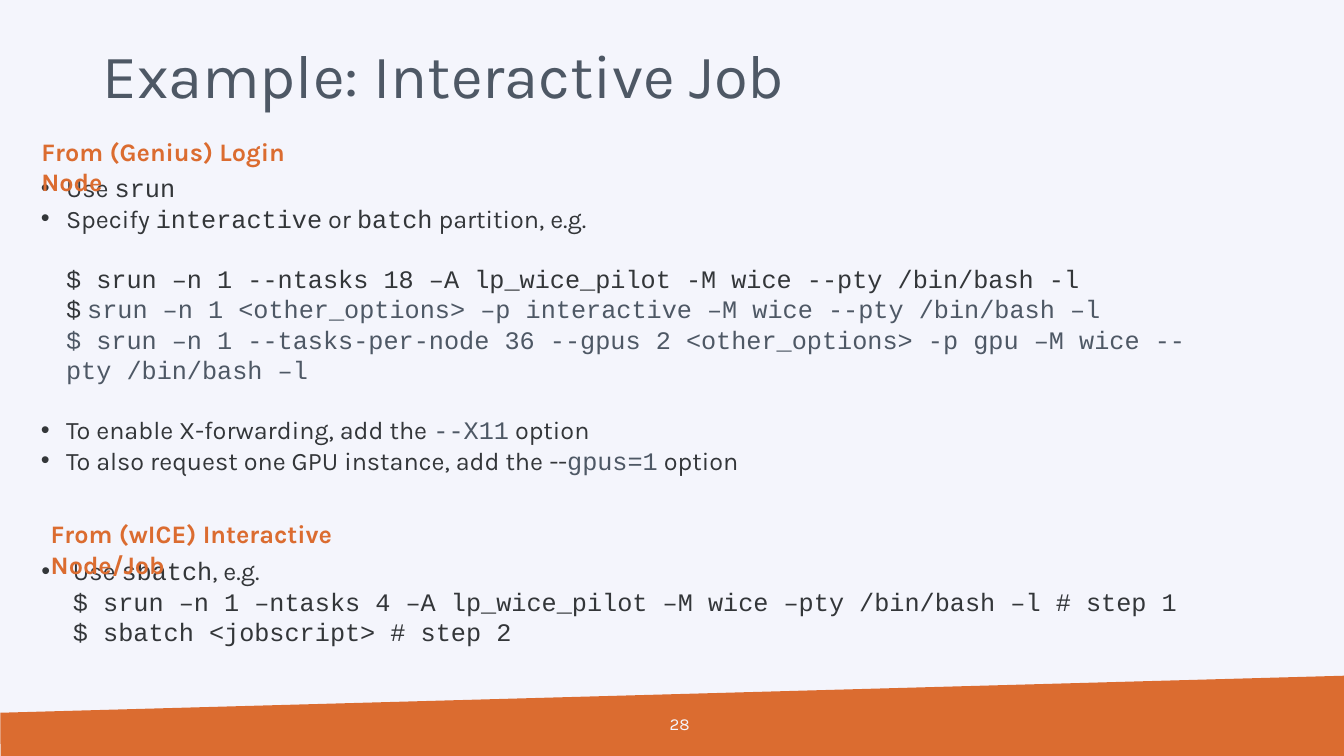
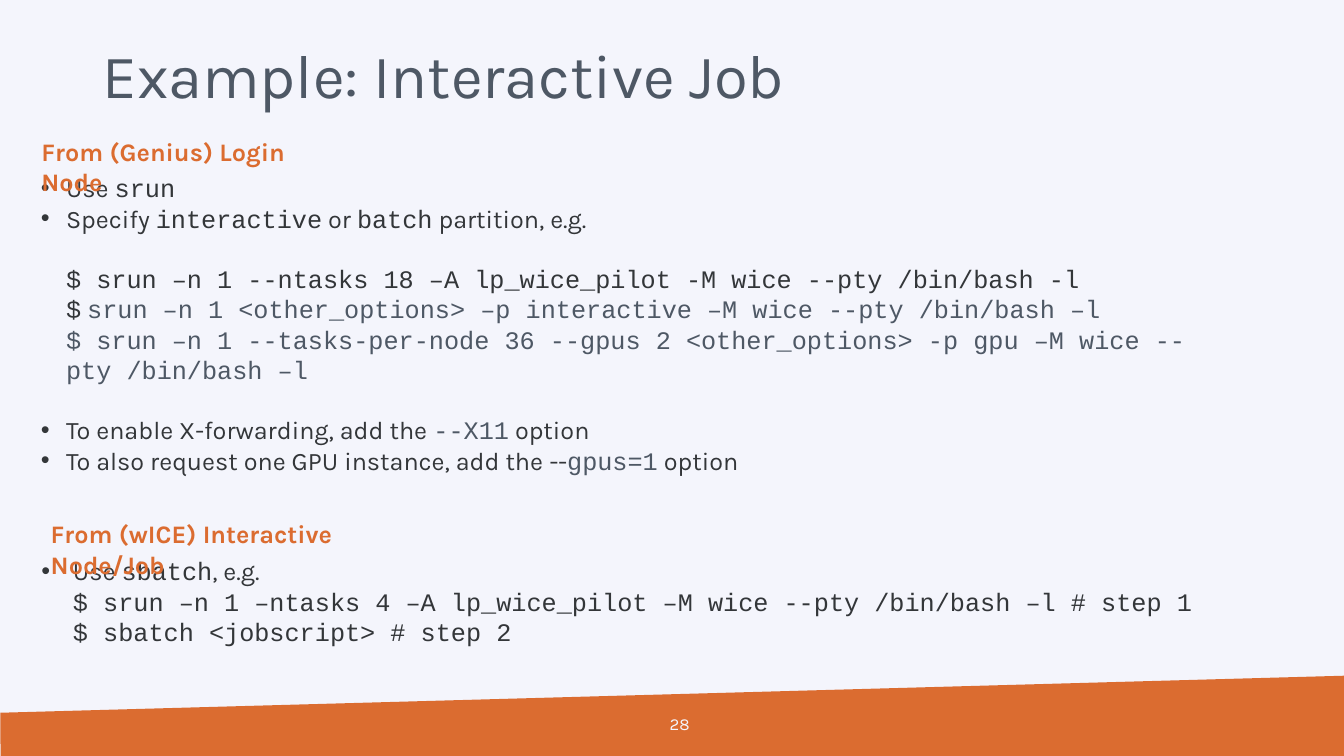
Before and after one commit to hpcleuven/Slurm-lunchbox, a slide deck: slide 28 of Slurm_Lunchbox.pptx. Drawn at 1344x756 pixels with LibreOffice and Linux fonts; fonts in the diff are those of the drawing; background and template pictures are left out. Boxes give left, top, right and bottom in pixels: in the first picture for what was removed or moved away, otherwise in the second. Text is boxed around its words. In the diff, an @@ line names an element or a change of style, - is before the commit and + after.

```diff
--- a/Slurm_Lunchbox.pptx
+++ b/Slurm_Lunchbox.pptx
@@ text at [73,558,1192,647]: text changed @@
-• Use sbatch, e.g.
-  $ srun –n 1 –ntasks 4 –A lp_wice_pilot –M wice –pty /bin/bash –l # step 1
-  $ sbatch <jobscript> # step 2
+• Use sbatch, e.g.
+  $ srun –n 1 –ntasks 4 –A lp_wice_pilot –M wice --pty /bin/bash –l # step 1
+  $ sbatch <jobscript> # step 2
```
Also in this commit, not shown: 5 other slides changed.
